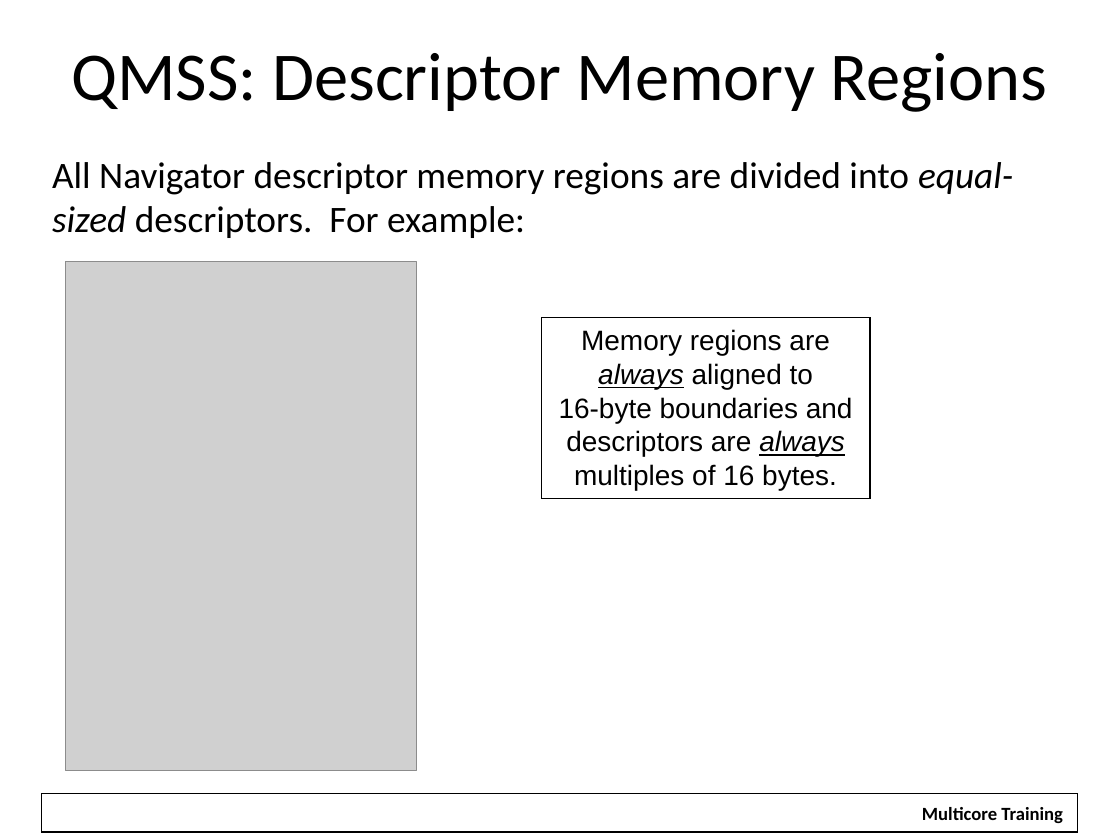
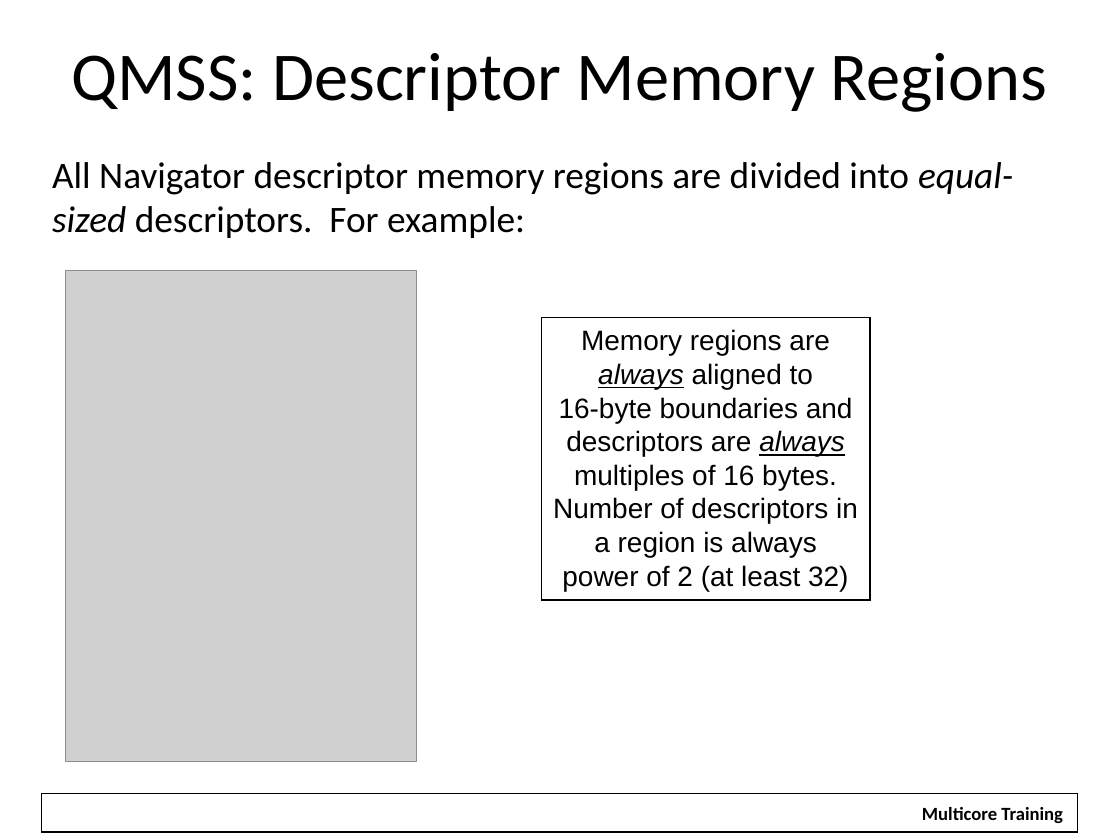
Before and after one commit to hari1989/keystone-workshop, a slide deck: slide 18 of slides/Intro to Multicore Navigator.pptx (slide 12 before the commit). Drawn at 1120x840 pixels with LibreOffice and Linux fonts; fonts in the diff are those of the drawing; grey boxes stand for pictures; background and template pictures are left out. Boxes give left, top, right and bottom in pixels: in the first picture for what was removed or moved away, otherwise in the second. Text is boxed around its words. In the diff, an @@ line names an element or a change of style, - is before the commit and + after.

```diff
--- a/slides/Intro to Multicore Navigator.pptx
+++ b/slides/Intro to Multicore Navigator.pptx
@@ picture: place and size @@
-picture at (65, 261, 416, 771)
+picture at (65, 271, 416, 762)
@@ rectangle "Memory regions are always aligned ...": place and size @@
-rectangle "Memory regions are always aligned ..." at (541, 317, 869, 498)
+rectangle "Memory regions are always aligned ..." at (541, 317, 869, 599)
@@ text in rectangle at (553, 497, 858, 591): paragraph added @@
+Number of descriptors in a region is always power of 2 (at least 32)
```
Also in this commit, not shown: 15 other slides changed, 21 slides added, 14 slides removed.
